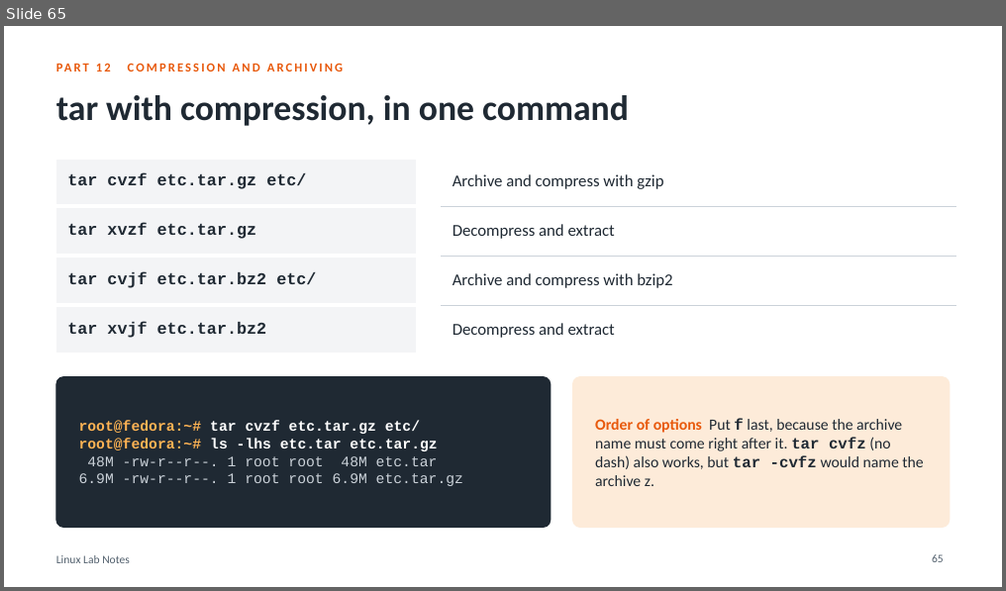
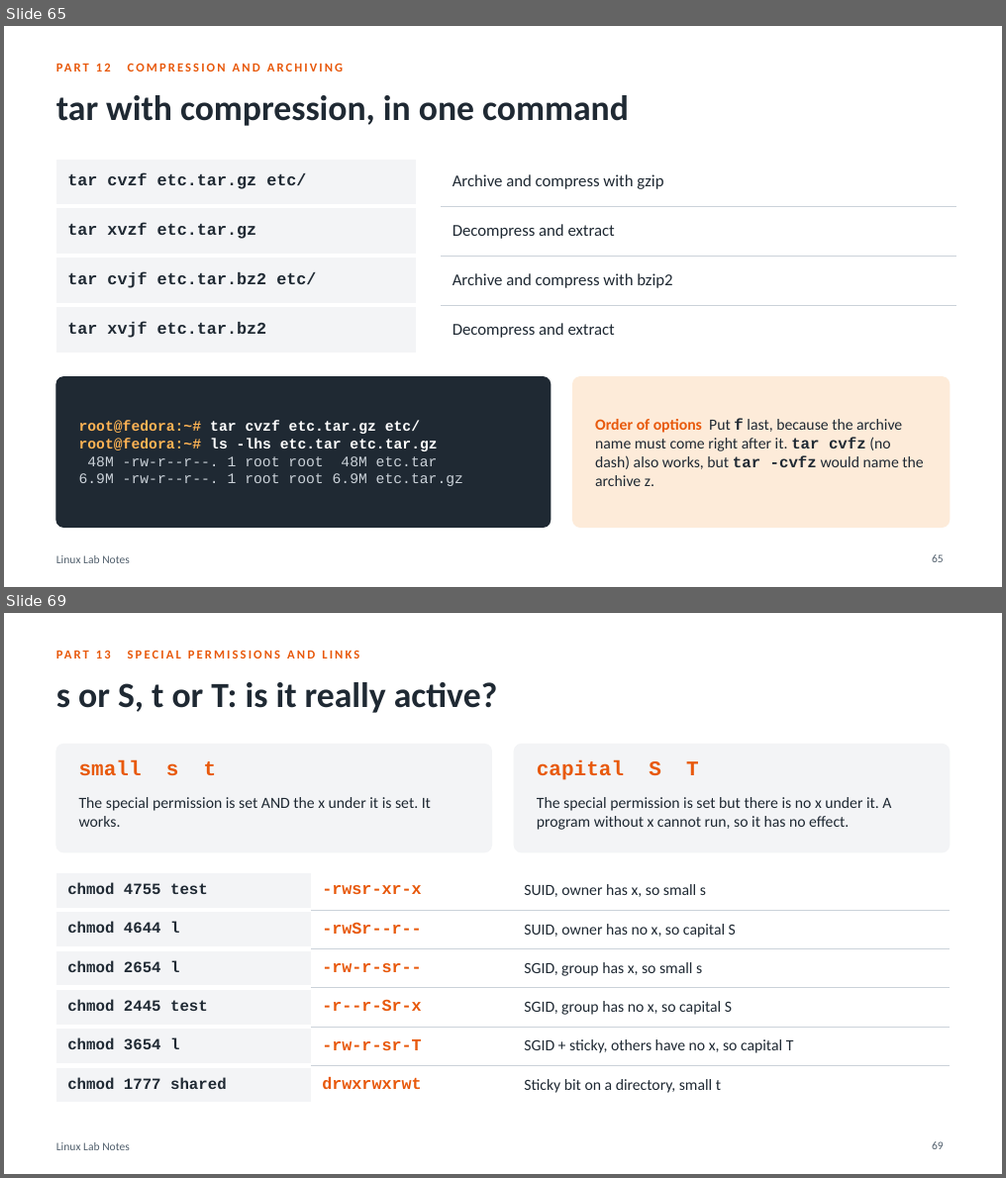
Before and after one commit to HamzaAlshafe/linux-lab-notes, a slide deck: Linux_Lab_Notes.pptx. Shown one above the other, each under a label of ours: slide 65 before the commit, slides 65 and 69 after it; the slides between them are not shown. The pictures are 1006x591 and 1006x1178 pixels, drawn with LibreOffice and Linux fonts; fonts in the diff are those of the drawing. Boxes give left, top, right and bottom in pixels: in the first picture for what was removed or moved away, otherwise in the second. Text is boxed around its words. In the diff, an @@ line names an element or a change of style, - is before the commit and + after.

Commit message:
Add special permissions, links and quiz 1

```diff
--- a/Linux_Lab_Notes.pptx
+++ b/Linux_Lab_Notes.pptx
@@ slide 69 added at <box>4,613,1002,1174</box>, background #FFFFFF; not listed: 1 template element that a slide beside it also shows @@
@@ text added at <box>128,650,359,659</box>, 12 pt, text #E8590C, bold @@
+PART 13 SPECIAL PERMISSIONS AND LINKS
@@ title added at <box>56,682,497,713</box>, 34 pt, text #1F2933, bold @@
+s or S, t or T: is it really active?
@@ rounded rectangle added at <box>56,744,492,853</box>, fill #F3F4F6, outline #F3F4F6 1 pt @@
@@ text added at <box>79,761,217,776</box>, 20 pt, text #E8590C, bold @@
+small s t
@@ rounded rectangle added at <box>515,744,950,853</box>, fill #F3F4F6, outline #F3F4F6 1 pt @@
@@ text added at <box>537,761,699,780</box>, 20 pt, text #E8590C, bold @@
+capital S T
@@ text added at <box>79,797,431,827</box>, 15 pt, text #1F2933 @@
+The special permission is set AND the x under it is set. It works.
@@ text added at <box>537,797,891,830</box>, 15 pt, text #1F2933 @@
+The special permission is set but there is no x under it. A program without x cannot run, so it has no effect.
@@ table added at <box>56,871,949,1097</box>, 6 rows, 3 columns @@
+chmod 4755 test | -rwsr-xr-x | SUID, owner has x, so small s
+chmod 4644 l | -rwSr--r-- | SUID, owner has no x, so capital S
+chmod 2654 l | -rw-r-sr-- | SGID, group has x, so small s
+chmod 2445 test | -r--r-Sr-x | SGID, group has no x, so capital S
+chmod 3654 l | -rw-r-sr-T | SGID + sticky, others have no x, so capital T
+chmod 1777 shared | drwxrwxrwt | Sticky bit on a directory, small t
@@ page number added at <box>932,1142,944,1150</box>, 11 pt, text #52606D @@
+69
```
Also in this commit, not shown: 8 slides changed, 12 other slides added, 1 other file.
